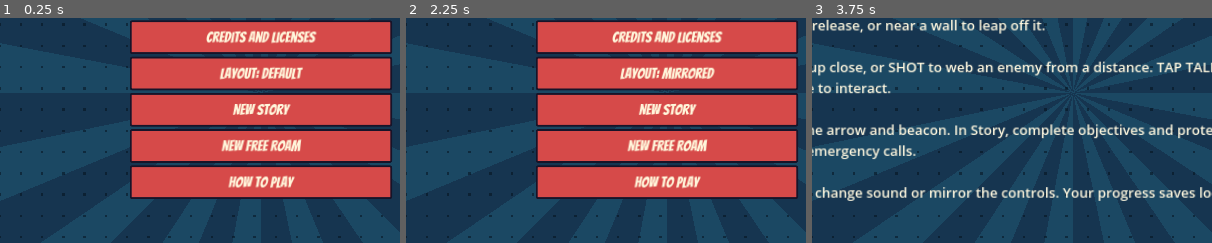
Above: before the commit, frames 1-3 (left to right).
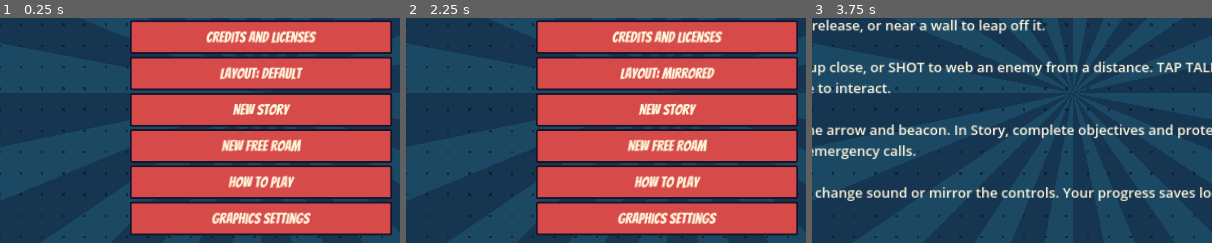
Above: after the commit, the same moments.

Repository: spideycandy973-web/Comic-Spidey-
Game: Godot game, scene res://main.tscn
Same seed, same stepped clock (60 frames per second), same inputs: the game is played once before the commit and once after it.
Inputs:
- Up to frame 1 (0.25 s): no input
- Up to frame 2 (2.25 s): click "Sound: On" at 0.5 s; click "Sound: Off" at 1.25 s; click "Layout: Default" at 2 s
- Up to frame 3 (3.75 s): click "Layout: Mirrored" at 2.75 s; click "How to play" at 3.5 s
The pictures show only the part of the screen within x 17-67%, y 29-79%; the shares and areas given below are measured in that part.

The runs differ from the first frame. In frame 1, 9.6% of the frame differs, in the area x 32-98%, y 81-97%; in frame 2, 9.6%; in frame 3, nothing differs.

Commit message:
Add native Android graphics controls
Co-authored-by: arena-agent <297053741+arena-agent@users.noreply.github.com>

Diff:
--- a/godot/scripts/game.gd
+++ b/godot/scripts/game.gd
@@ -8,6 +8,7 @@
 const VehicleScript = preload("res://scripts/vehicle.gd")
 const PersonScript = preload("res://scripts/person.gd")
 const SoundScript = preload("res://scripts/sound.gd")
+const GraphicsScript = preload("res://scripts/graphics.gd")
 const ControlsScript = preload("res://scripts/controls.gd")
 const Missions = preload("res://scripts/missions.gd")
 const Saves = preload("res://scripts/saves.gd")
@@ -17,6 +18,8 @@
 var hero
 var controls
 var sound
+var sun: DirectionalLight3D
+var graphics = GraphicsScript.new()
 var people: Array = []
 var traffic: Array = []
 var mission_enemies: Array = []
@@ -51,10 +54,12 @@
 	environment.ambient_light_energy = 0.55
 	env.environment = environment
 	add_child(env)
-	var sun := DirectionalLight3D.new()
+	sun = DirectionalLight3D.new()
 	sun.rotation_degrees = Vector3(-55, 35, 0)
 	sun.light_energy = 1.3
 	add_child(sun)
+	graphics.load_settings()
+	graphics.apply(get_viewport(), sun)
 	world = Node3D.new()
 	world.set_script(WorldScript)
 	add_child(world)
@@ -136,6 +141,55 @@
 			add_menu_button(box, "Continue " + label, continue_mode.bind(label))
 		add_menu_button(box, "New " + label, request_new_mode.bind(label))
 	add_menu_button(box, "How to play", show_help)
+	add_menu_button(box, "Graphics settings", show_graphics)
+
+func show_graphics() -> void:
+	if is_instance_valid(menu):
+		menu.queue_free()
+	menu = CanvasLayer.new()
+	menu.layer = 3
+	add_child(menu)
+	var panel := Control.new()
+	panel.set_script(ComicBackdrop)
+	panel.set_anchors_and_offsets_preset(Control.PRESET_FULL_RECT)
+	menu.add_child(panel)
+	var box := VBoxContainer.new()
+	box.set_anchors_and_offsets_preset(Control.PRESET_CENTER)
+	box.offset_left = -220
+	box.offset_right = 220
+	box.offset_top = -225
+	box.offset_bottom = 225
+	panel.add_child(box)
+	var title := Label.new()
+	title.text = "GRAPHICS SETTINGS"
+	title.horizontal_alignment = HORIZONTAL_ALIGNMENT_CENTER
+	title.add_theme_font_override("font", ComicFont)
+	title.add_theme_font_size_override("font_size", 36)
+	title.add_theme_color_override("font_color", Color("ffe15d"))
+	box.add_child(title)
+	add_menu_button(box, "3D resolution: %d%%" % roundi(graphics.SCALES[graphics.scale_index] * 100), change_graphics.bind("scale"))
+	add_menu_button(box, "Anti-aliasing: " + ("FXAA" if graphics.fxaa else "Off"), change_graphics.bind("fxaa"))
+	add_menu_button(box, "Sun shadows: " + ("On" if graphics.shadows else "Off"), change_graphics.bind("shadows"))
+	add_menu_button(box, "Frame limit: %d FPS" % graphics.fps_limit, change_graphics.bind("fps"))
+	add_menu_button(box, "Back", close_credits)
+	var note := Label.new()
+	note.text = "Lower resolution or turn shadows off for better performance."
+	note.autowrap_mode = TextServer.AUTOWRAP_WORD_SMART
+	note.horizontal_alignment = HORIZONTAL_ALIGNMENT_CENTER
+	note.add_theme_font_size_override("font_size", 17)
+	box.add_child(note)
+
+func change_graphics(option: String) -> void:
+	match option:
+		"scale": graphics.scale_index = (graphics.scale_index + 1) % graphics.SCALES.size()
+		"fxaa": graphics.fxaa = not graphics.fxaa
+		"shadows": graphics.shadows = not graphics.shadows
+		"fps": graphics.fps_limit = 30 if graphics.fps_limit == 60 else 60
+		_: return
+	graphics.apply(get_viewport(), sun)
+	if not graphics.save_settings():
+		push_warning("Could not save graphics settings")
+	show_graphics()
 
 func show_help() -> void:
 	if is_instance_valid(menu):
--- /dev/null
+++ b/godot/scripts/graphics.gd
@@ -0,0 +1,41 @@
+extends RefCounted
+
+# These are actual runtime settings for the Compatibility renderer, not promises
+# that a device can sustain a particular frame rate or quality level.
+const SCALES := [0.70, 0.85, 1.0]
+var scale_index := 2
+var fxaa := false
+var shadows := false
+var fps_limit := 60
+
+func load_settings() -> void:
+	var config := ConfigFile.new()
+	if config.load("user://settings.cfg") != OK:
+		return
+	var scale = config.get_value("graphics", "scale_index", scale_index)
+	if scale is int and scale >= 0 and scale < SCALES.size():
+		scale_index = scale
+	var aa = config.get_value("graphics", "fxaa", fxaa)
+	if aa is bool:
+		fxaa = aa
+	var shadow = config.get_value("graphics", "shadows", shadows)
+	if shadow is bool:
+		shadows = shadow
+	var limit = config.get_value("graphics", "fps_limit", fps_limit)
+	if limit is int and limit in [30, 60]:
+		fps_limit = limit
+
+func apply(viewport: Viewport, sun: DirectionalLight3D) -> void:
+	viewport.scaling_3d_scale = SCALES[scale_index]
+	viewport.screen_space_aa = Viewport.SCREEN_SPACE_AA_FXAA if fxaa else Viewport.SCREEN_SPACE_AA_DISABLED
+	sun.shadow_enabled = shadows
+	Engine.max_fps = fps_limit
+
+func save_settings() -> bool:
+	var config := ConfigFile.new()
+	config.load("user://settings.cfg")
+	config.set_value("graphics", "scale_index", scale_index)
+	config.set_value("graphics", "fxaa", fxaa)
+	config.set_value("graphics", "shadows", shadows)
+	config.set_value("graphics", "fps_limit", fps_limit)
+	return config.save("user://settings.cfg") == OK
--- a/godot/tests/smoke.gd
+++ b/godot/tests/smoke.gd
@@ -63,6 +63,31 @@
 	var settings := ConfigFile.new()
 	check(settings.load("user://settings.cfg") == OK and settings.get_value("controls", "mirrored", false), "audio setting preserves control layout")
 	scene.sound.toggle()
+	# Graphics are persisted alongside, not instead of, audio and touch settings.
+	scene.show_graphics()
+	scene.change_graphics("scale")
+	check(is_equal_approx(root.scaling_3d_scale, 0.7), "3D resolution setting changes the viewport")
+	scene.change_graphics("fxaa")
+	check(root.screen_space_aa == Viewport.SCREEN_SPACE_AA_FXAA, "FXAA setting applies")
+	scene.change_graphics("shadows")
+	check(scene.sun.shadow_enabled, "shadow setting applies")
+	scene.change_graphics("fps")
+	check(Engine.max_fps == 30, "frame limit setting applies")
+	var graphics_copy = load("res://scripts/graphics.gd").new()
+	graphics_copy.load_settings()
+	check(graphics_copy.scale_index == 0 and graphics_copy.fxaa and graphics_copy.shadows and graphics_copy.fps_limit == 30, "graphics settings persist")
+	settings.load("user://settings.cfg")
+	check(settings.get_value("controls", "mirrored", false), "graphics settings preserve touch layout")
+	# Restore defaults for the remaining gameplay and rendering tests.
+	scene.graphics.scale_index = 2
+	scene.graphics.fxaa = false
+	scene.graphics.shadows = false
+	scene.graphics.fps_limit = 60
+	scene.graphics.apply(root, scene.sun)
+	scene.graphics.save_settings()
+	scene.close_credits()
+	if is_instance_valid(scene.menu):
+		scene.menu.queue_free()
 	scene.controls.set_mirrored(false)
 	check(scene.people.size() == 6 and scene.stage == 0, "story starts at the first objective")
 	scene._process(0.01)
@@ -330,15 +355,15 @@
 	await process_frame
 	var menu_scroll: ScrollContainer = scene.menu.get_child(0).get_node("MenuScroll")
 	check(menu_scroll.get_v_scroll_bar().max_value > menu_scroll.size.y, "full pause menu can scroll")
-	var help_button: Button
+	var graphics_button: Button
 	for button in menu_scroll.find_children("*", "Button", true, false):
-		if button.text == "How to play":
-			help_button = button
-	check(help_button != null, "full menu retains the help option")
-	if help_button:
-		menu_scroll.ensure_control_visible(help_button)
+		if button.text == "Graphics settings":
+			graphics_button = button
+	check(graphics_button != null, "full menu retains graphics settings")
+	if graphics_button:
+		menu_scroll.ensure_control_visible(graphics_button)
 		await process_frame
-		var help_rect := help_button.get_global_rect()
+		var help_rect := graphics_button.get_global_rect()
 		var scroll_rect := menu_scroll.get_global_rect()
 		check(help_rect.position.y >= scroll_rect.position.y - 1 and help_rect.end.y <= scroll_rect.end.y + 1, "last menu option can be scrolled into view")
 	scene.resume_game()
Not shown, added: docs/UNREAL_MIGRATION.md
